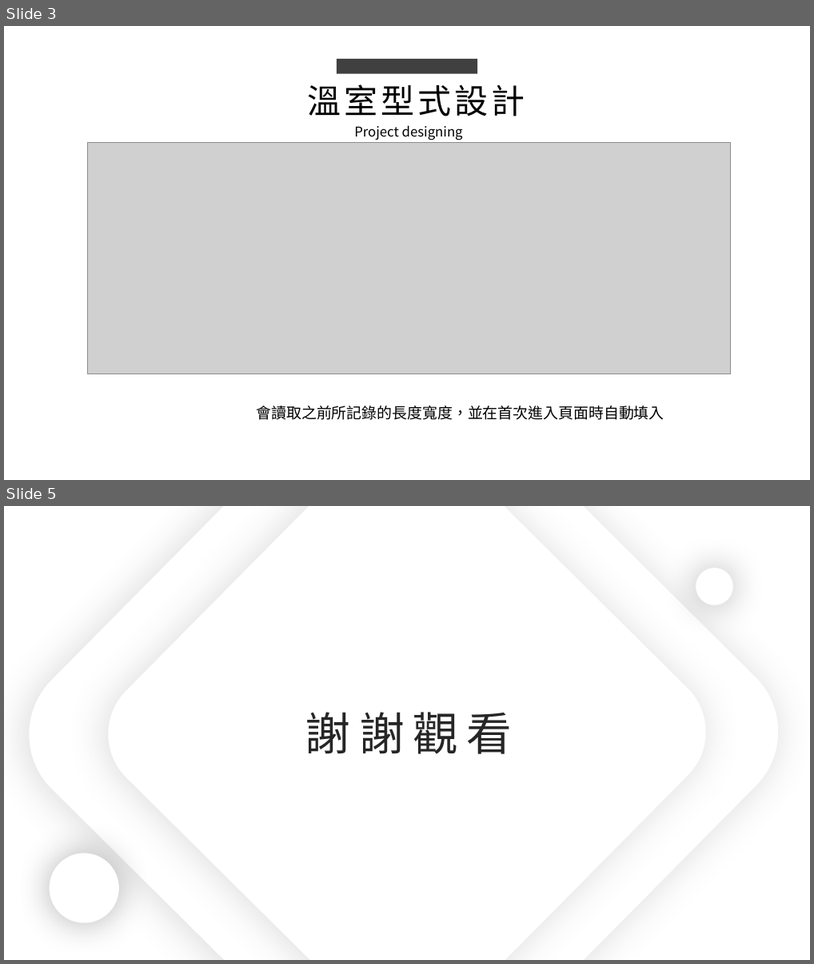
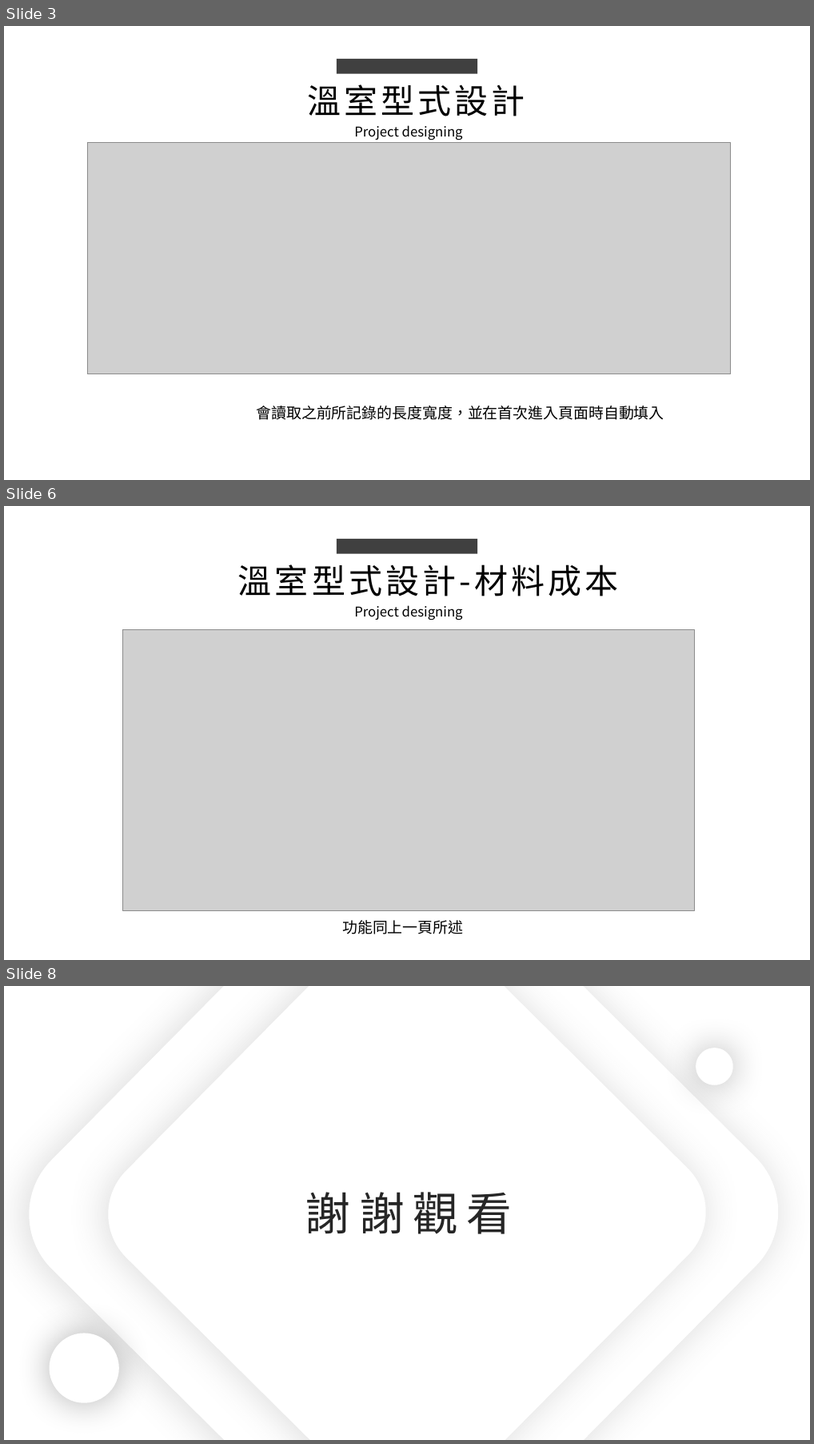
Before and after one commit to king637324/KnowledgeGreenhouseSystem, a slide deck: 工作日報_葉柏漢/2021.08/2021.08.17(加班)~2021.08.18工作日報_葉柏漢.pptx. Shown one above the other, each under a label of ours: slides 3 and 5 before the commit, slides 3, 6 and 8 after it; the slides between them are not shown. The pictures are 814x964 and 814x1444 pixels, drawn with LibreOffice and Linux fonts; fonts in the diff are those of the drawing; grey boxes stand for pictures. Boxes give left, top, right and bottom in pixels: in the first picture for what was removed or moved away, otherwise in the second. Text is boxed around its words. In the diff, an @@ line names an element or a change of style, - is before the commit and + after.

```diff
--- a/工作日報_葉柏漢/2021.08/2021.08.17(加班)~2021.08.18工作日報_葉柏漢.pptx
+++ b/工作日報_葉柏漢/2021.08/2021.08.17(加班)~2021.08.18工作日報_葉柏漢.pptx
@@ slide 6 added at <box>4,506,810,960</box>, background #FFFFFF @@
@@ rectangle added at <box>337,539,478,554</box>, fill #404040 @@
@@ text added at <box>238,564,619,596</box>, 40 pt, text #000000 @@
+溫室型式設計-材料成本
@@ text added at <box>354,605,463,620</box>, 16 pt, text #000000 @@
+Project designing
@@ picture added at <box>122,629,695,910</box> @@
@@ text added at <box>342,920,463,934</box>, 18 pt, text #000000 @@
+功能同上一頁所述
@@ what was slide 5 is now slide 8 @@
```
Also in this commit, not shown: 2 slides changed, 2 other slides added, 8 other files.
